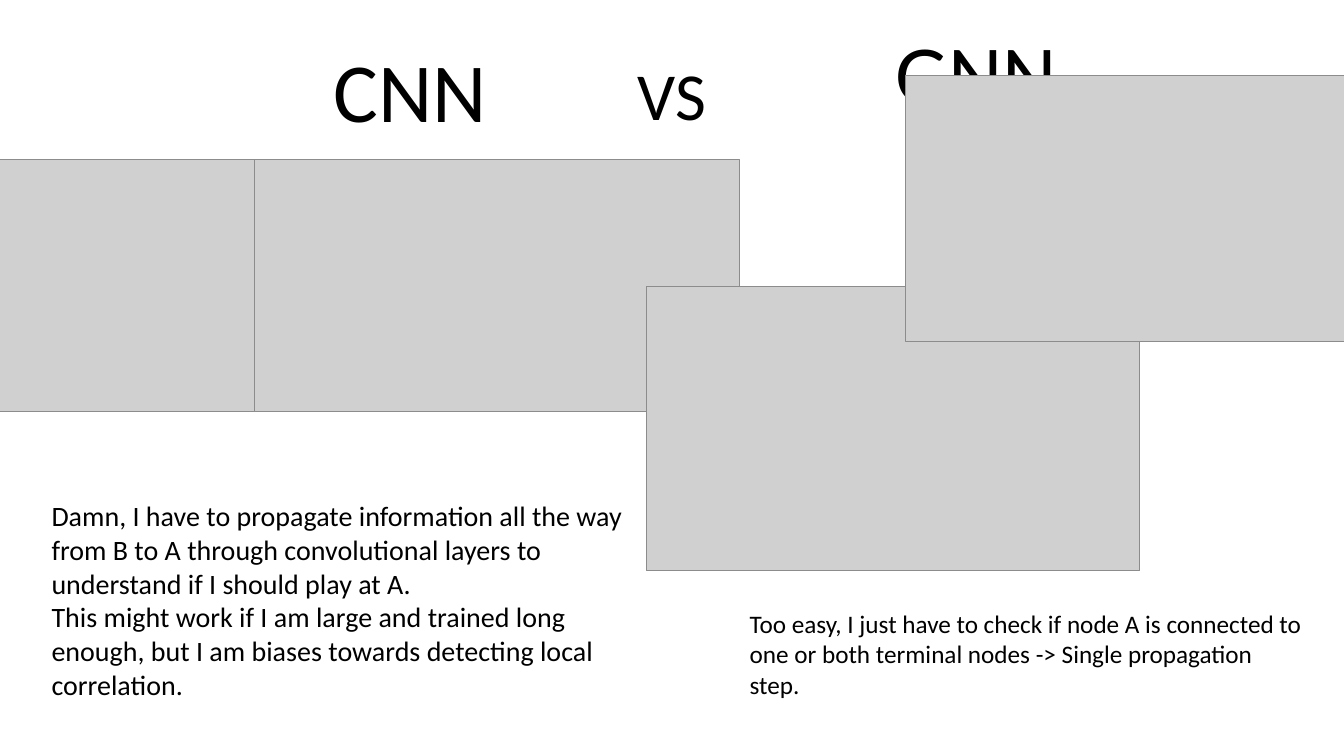
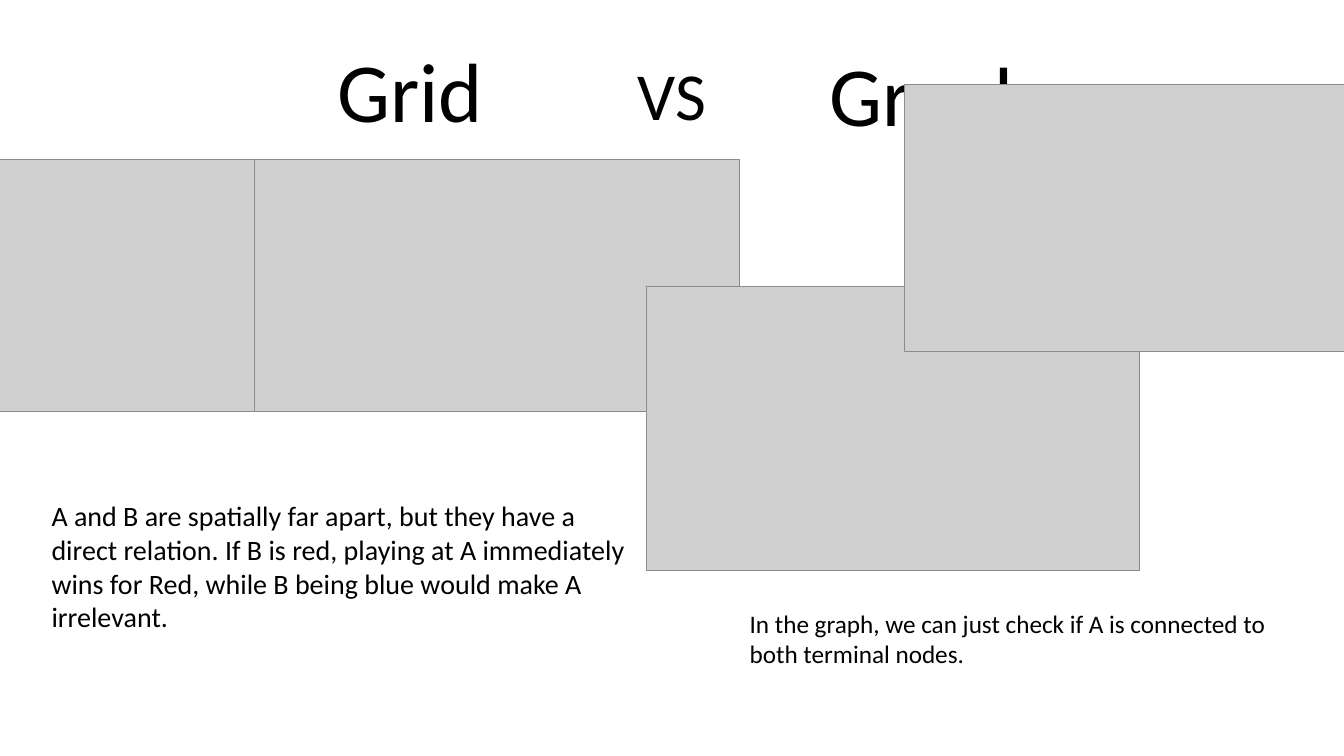
Before and after one commit to yannikkellerde/GNN_Hex, a slide deck: slide 6 of slides/gnn_motivation.pptx (slide 2 before the commit). Drawn at 1344x756 pixels with LibreOffice and Linux fonts; fonts in the diff are those of the drawing; grey boxes stand for pictures. Boxes give left, top, right and bottom in pixels: in the first picture for what was removed or moved away, otherwise in the second. Text is boxed around its words. In the diff, an @@ line names an element or a change of style, - is before the commit and + after.

Commit message:
slides

```diff
--- a/slides/gnn_motivation.pptx
+++ b/slides/gnn_motivation.pptx
@@ text at (829,57,1038,146): text changed @@
-GNN
+Graph
@@ text at (337,63,483,123): text changed @@
-CNN
+Grid
@@ picture: place and size @@
-picture at (906,75,1344,341)
+picture at (904,85,1344,351)
@@ text at (52,506,625,628): text changed @@
-Damn, I have to propagate information all the way from B to A through convolutional layers to understand if I should play at A.
-This might work if I am large and trained long enough, but I am biases towards detecting local correlation.
+A and B are spatially far apart, but they have a direct relation. If B is red, playing at A immediately wins for Red, while B being blue would make A irrelevant.
@@ text at (750,615,1264,664): text changed @@
-Too easy, I just have to check if node A is connected to one or both terminal nodes -> Single propagation step.
+In the graph, we can just check if A is connected to both terminal nodes.
```
Also in this commit, not shown: 13 slides added, 2 slides removed, 5 other files.
